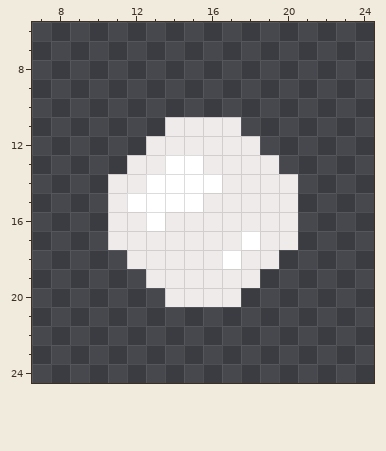
Two states of a pixel-art file, Assets/Sprites/Enemies/Cannonball.aseprite. That is the earlier state.
32x32 pixels, 1 frame. Shown: x 7..24, y 6..24.
Now the later version:
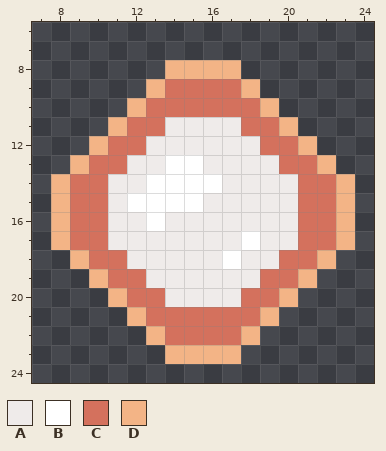
Palette (. is transparent): A #efebea  B #ffffff  C #d4715d  D #f3b486
Difference:
{"y":8,"x":14,"old":"....","new":"DDDD"}
{"y":9,"x":13,"old":"......","new":"DCCCCD"}
{"y":10,"x":12,"old":"........","new":"DCCCCCCD"}
{"y":11,"x":11,"old":"...","new":"DCC"}
{"y":11,"x":18,"old":"...","new":"CCD"}
{"y":12,"x":10,"old":"...","new":"DCC"}
{"y":12,"x":19,"old":"...","new":"CCD"}
{"y":13,"x":9,"old":"...","new":"DCC"}
{"y":13,"x":20,"old":"...","new":"CCD"}
{"y":14,"x":8,"old":"...","new":"DCC"}
{"y":14,"x":21,"old":"...","new":"CCD"}
{"y":15,"x":8,"old":"...","new":"DCC"}
{"y":15,"x":21,"old":"...","new":"CCD"}
{"y":16,"x":8,"old":"...","new":"DCC"}
{"y":16,"x":21,"old":"...","new":"CCD"}
{"y":17,"x":8,"old":"...","new":"DCC"}
{"y":17,"x":21,"old":"...","new":"CCD"}
{"y":18,"x":9,"old":"...","new":"DCC"}
{"y":18,"x":20,"old":"...","new":"CCD"}
{"y":19,"x":10,"old":"...","new":"DCC"}
{"y":19,"x":19,"old":"...","new":"CCD"}
{"y":20,"x":11,"old":"...","new":"DCC"}
{"y":20,"x":18,"old":"...","new":"CCD"}
{"y":21,"x":12,"old":"........","new":"DCCCCCCD"}
{"y":22,"x":13,"old":"......","new":"DCCCCD"}
{"y":23,"x":14,"old":"....","new":"DDDD"}
{"label":"added","picture_box":[51,60,355,364]}
